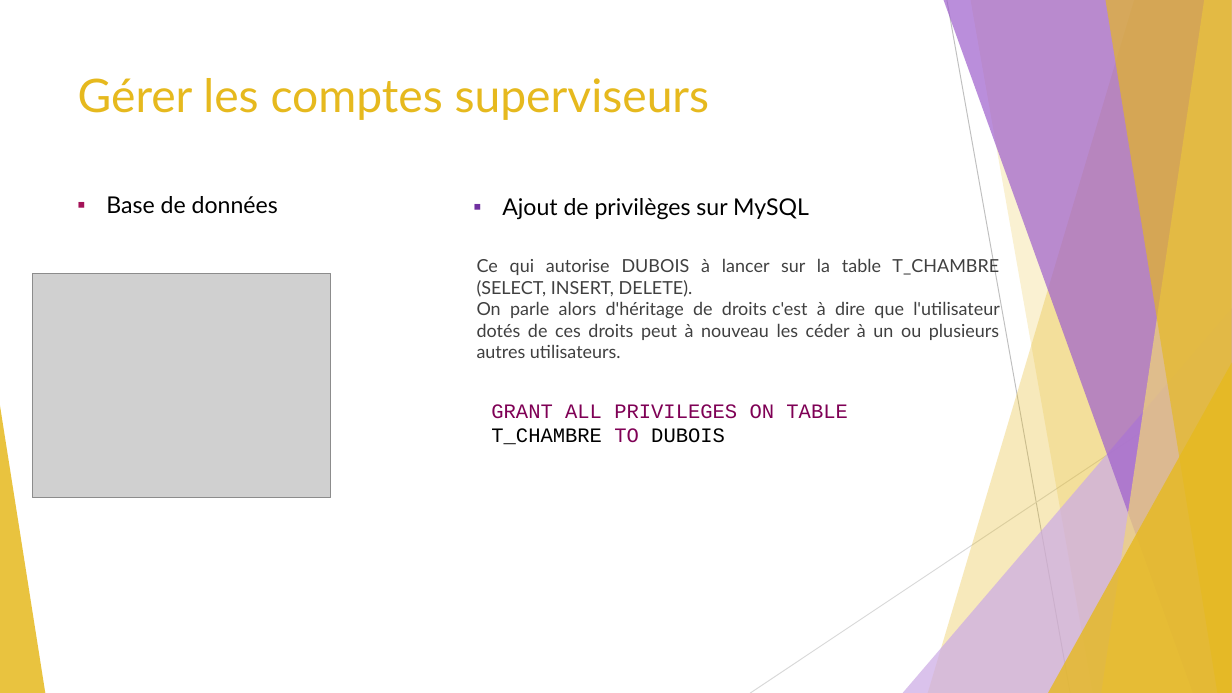
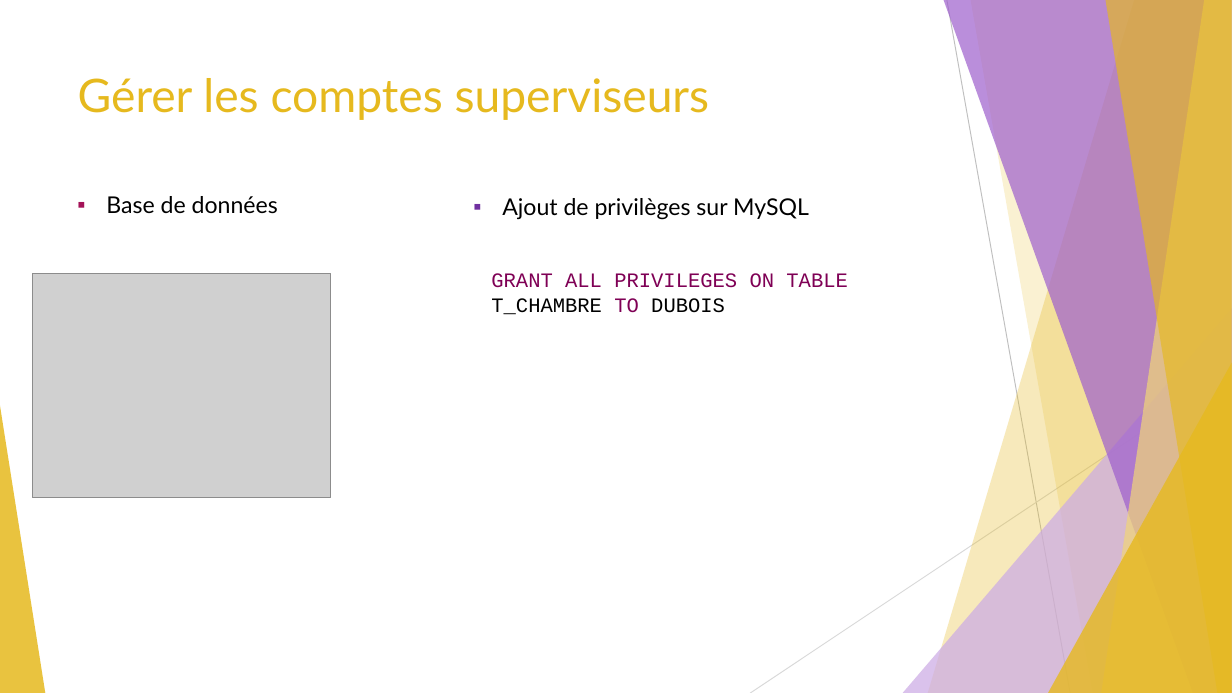
Before and after one commit to GuiguiMvn/Systeme-Escape-Game-Telethon, a slide deck: slide 6 of Cyril/Présentation.pptx. Drawn at 1232x693 pixels with LibreOffice and Linux fonts; fonts in the diff are those of the drawing; grey boxes stand for pictures. Boxes give left, top, right and bottom in pixels: in the first picture for what was removed or moved away, otherwise in the second. Text is boxed around its words. In the diff, an @@ line names an element or a change of style, - is before the commit and + after.

```diff
--- a/Cyril/Présentation.pptx
+++ b/Cyril/Présentation.pptx
@@ text removed at <box>477,257,1000,358</box> @@
-Ce qui autorise DUBOIS à lancer sur la table T_CHAMBRE (SELECT, INSERT, DELETE).
-On parle alors d'héritage de droits c'est à dire que l'utilisateur dotés de ces droits peut à nouveau les céder à un ou plusieurs autres utilisateurs.
@@ text "GRANT ALL PRIVILEGES ON TABLE ...": place and size @@
-text "GRANT ALL PRIVILEGES ON TABLE ..." at <box>491,404,847,445</box>
+text "GRANT ALL PRIVILEGES ON TABLE ..." at <box>491,273,847,315</box>
```
Also in this commit, not shown: 1 other slide changed, 3 other files.
